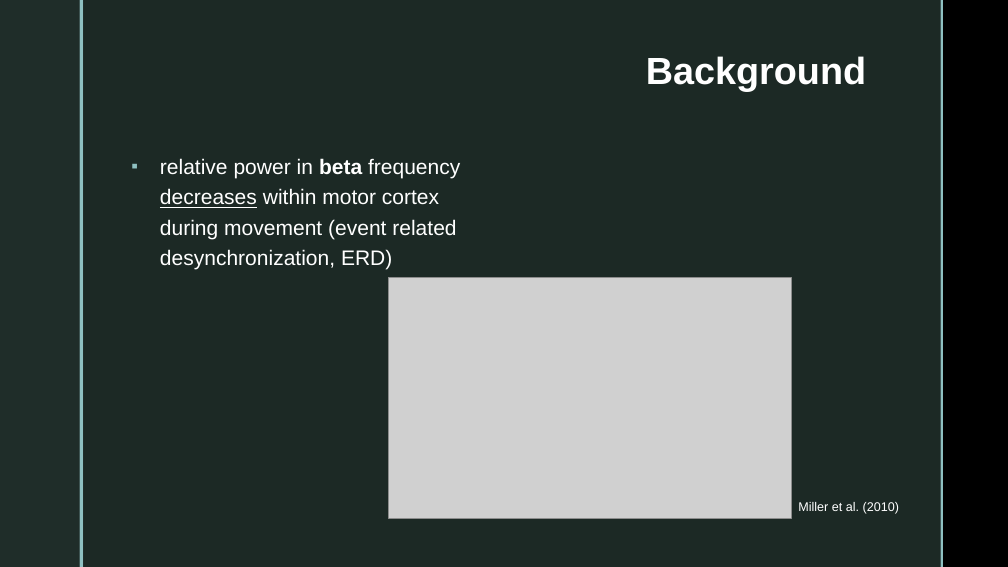
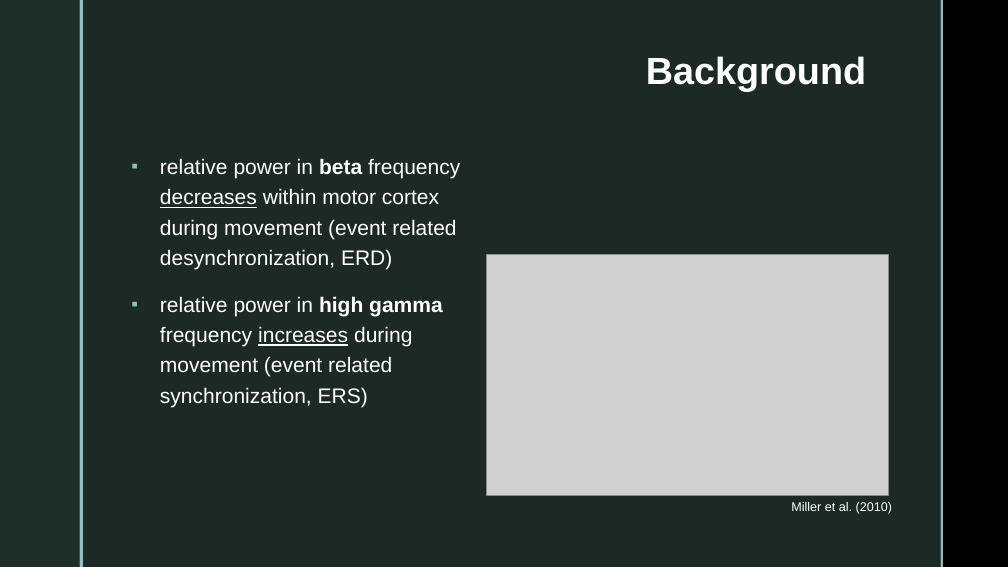
Before and after one commit to jessb0t/motorImagery, a slide deck: slide 2 of presentation.pptx. Drawn at 1008x567 pixels with LibreOffice and Linux fonts; fonts in the diff are those of the drawing; grey boxes stand for pictures; background and template pictures are left out. Boxes give left, top, right and bottom in pixels: in the first picture for what was removed or moved away, otherwise in the second. Text is boxed around its words. In the diff, an @@ line names an element or a change of style, - is before the commit and + after.

```diff
--- a/presentation.pptx
+++ b/presentation.pptx
@@ picture: place and size @@
-picture at [389,278,791,519]
+picture at [486,255,889,496]
@@ text at [160,296,443,407]: paragraph added @@
+▪ relative power in high gamma frequency increases during movement (event related synchronization, ERS)
@@ text "Miller et al. (2010)": place and size @@
-text "Miller et al. (2010)" at [798,502,899,514]
+text "Miller et al. (2010)" at [791,502,892,514]
```
Also in this commit, not shown: 5 other slides changed, 5 slides added, 1 slide removed, 3 other files.
